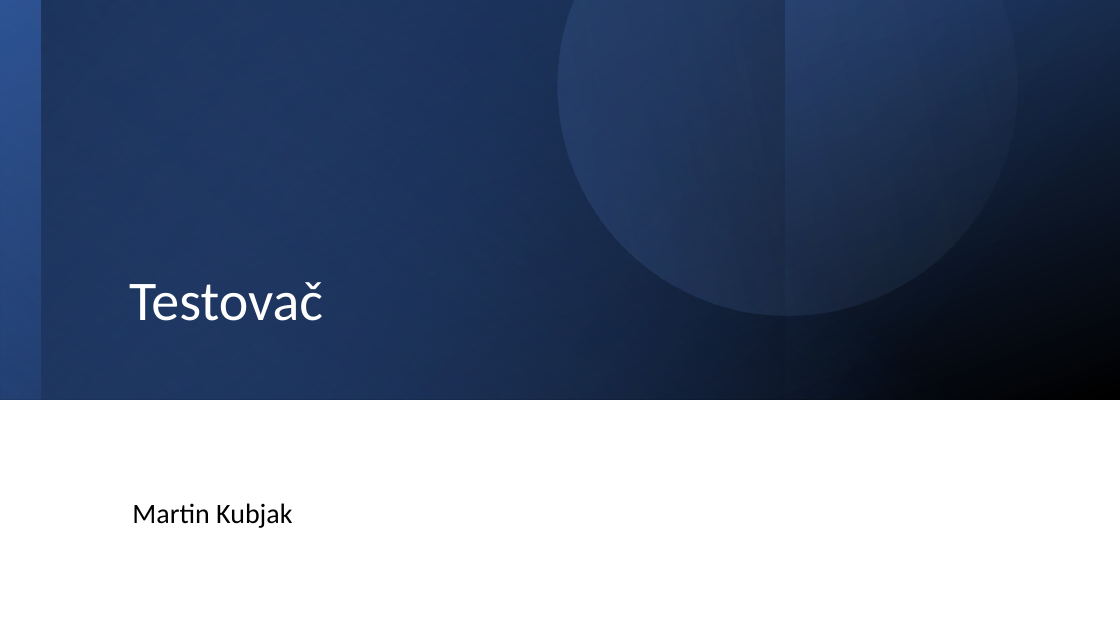
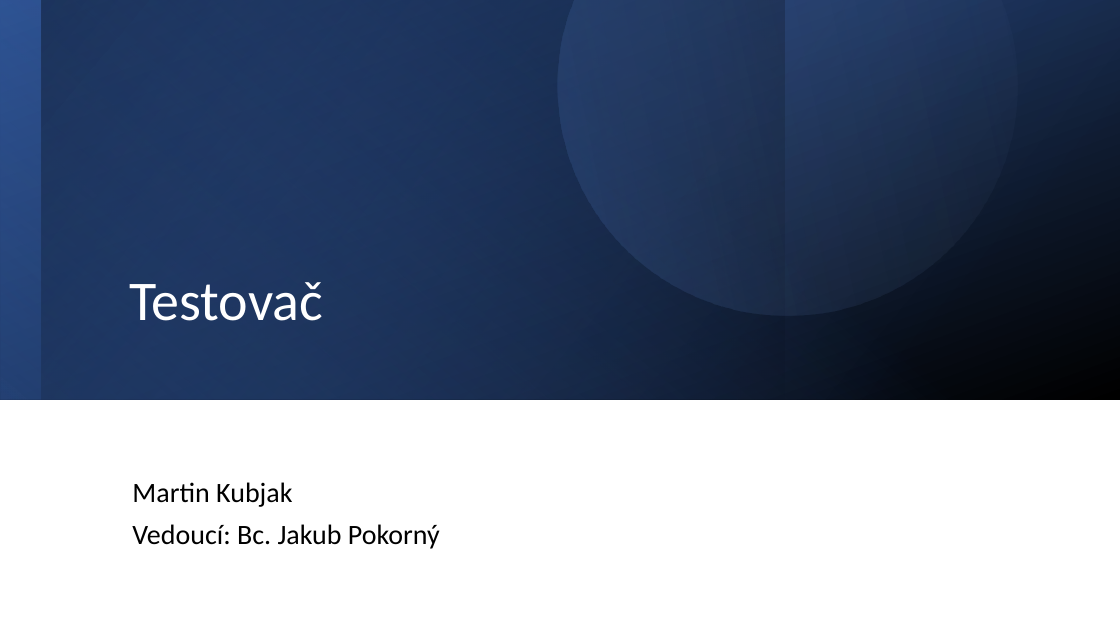
Before and after one commit to Atmaak/testovani-rocnikovka, a slide deck: slide 1 of ostatni/Nový Prezentace Microsoft PowerPointu.pptx. Drawn at 1120x630 pixels with LibreOffice and Linux fonts; fonts in the diff are those of the drawing. Boxes give left, top, right and bottom in pixels: in the first picture for what was removed or moved away, otherwise in the second. Text is boxed around its words. In the diff, an @@ line names an element or a change of style, - is before the commit and + after.

```diff
--- a/ostatni/Nový Prezentace Microsoft PowerPointu.pptx
+++ b/ostatni/Nový Prezentace Microsoft PowerPointu.pptx
@@ subtitle at (x1=132, y1=524, x2=440, y2=549): paragraph added @@
+Vedoucí: Bc. Jakub Pokorný
```
Also in this commit, not shown: 1 slide added, 1 other file.
